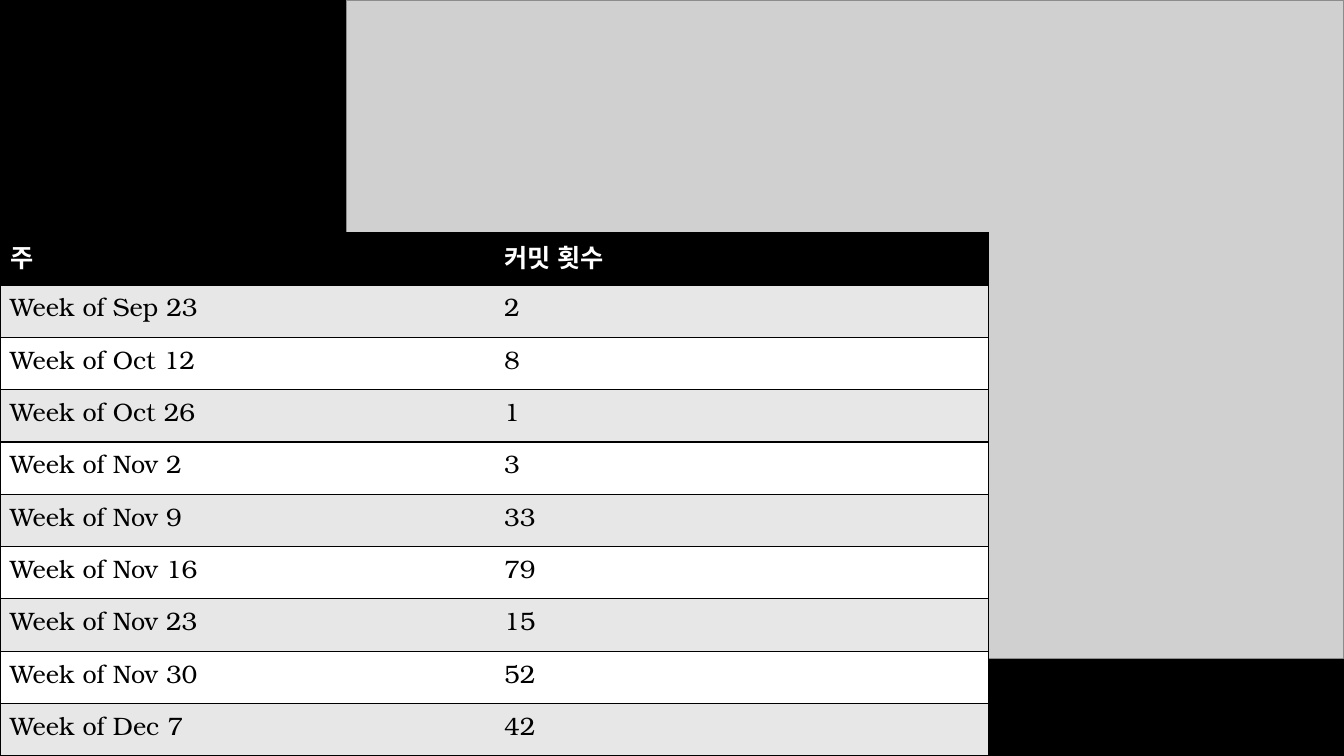
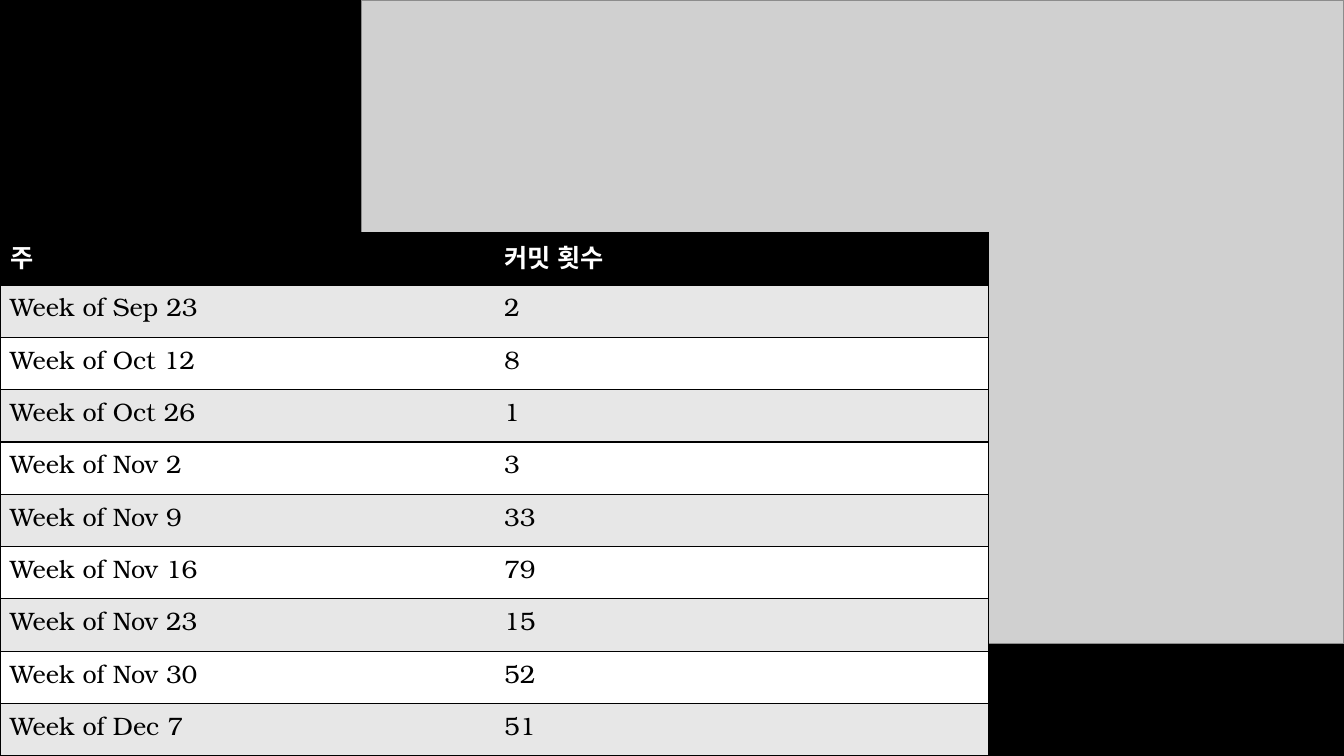
Before and after one commit to qortjddbs/2DGP-PROJECT, a slide deck: slide 3 of [2D게임프로그래밍] 최종 프로젝트 발표 - 2022180016 백성윤.pptx. Drawn at 1344x756 pixels with LibreOffice and Linux fonts; fonts in the diff are those of the drawing; grey boxes stand for pictures; background and template pictures are left out. Boxes give left, top, right and bottom in pixels: in the first picture for what was removed or moved away, otherwise in the second. Text is boxed around its words. In the diff, an @@ line names an element or a change of style, - is before the commit and + after.

Commit message:
바뀐거

```diff
--- a/[2D게임프로그래밍] 최종 프로젝트 발표 - 2022180016 백성윤.pptx
+++ b/[2D게임프로그래밍] 최종 프로젝트 발표 - 2022180016 백성윤.pptx
@@ picture: place and size @@
-picture at (347, 0, 1344, 658)
+picture at (361, 0, 1344, 644)
@@ table at (0, 233, 988, 756) @@
-row 10, column 2: 42
+row 10, column 2: 51
```
